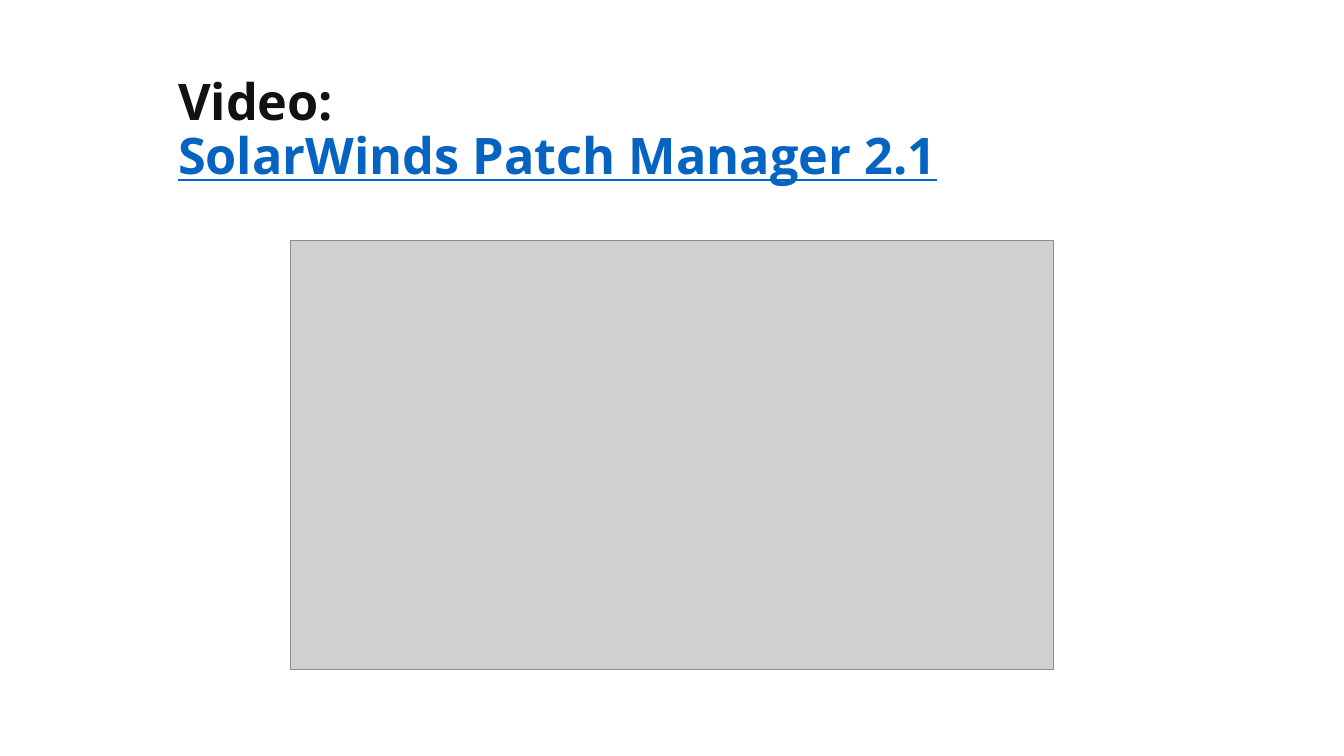
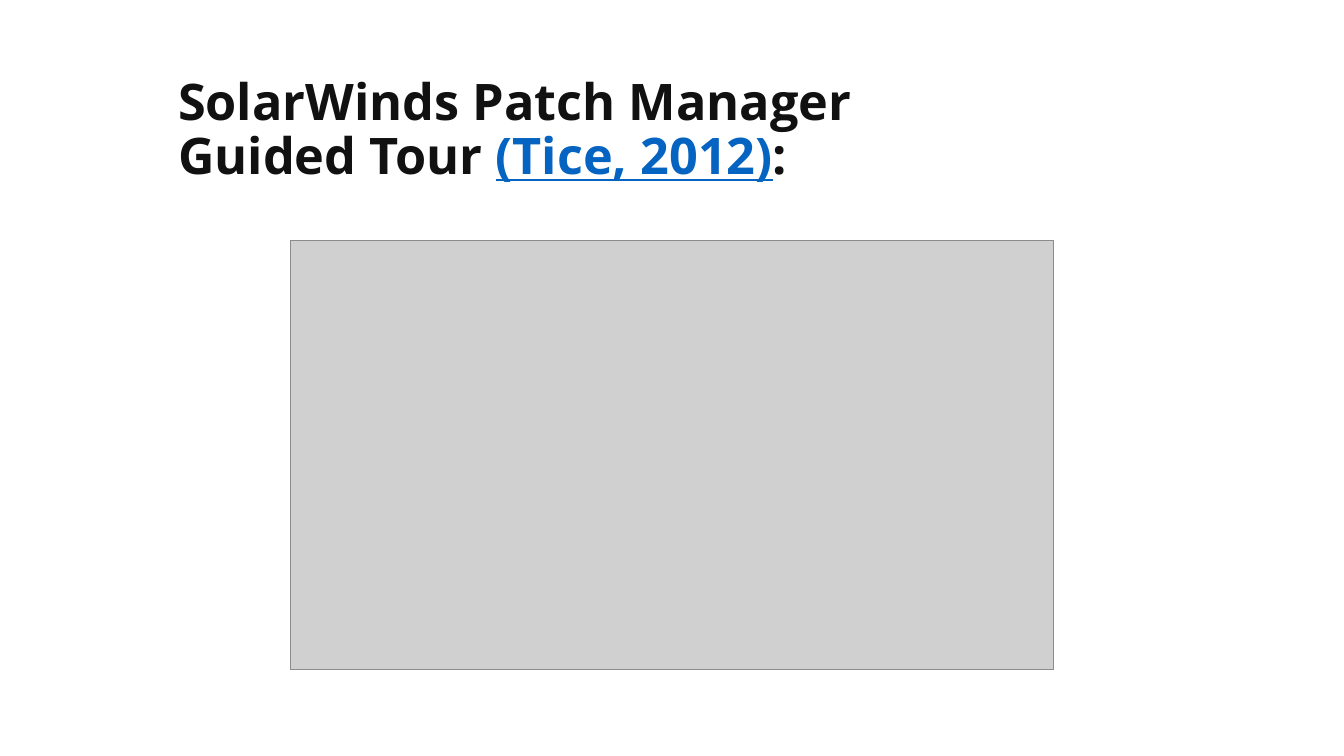
Before and after one commit to martymcflywa/ecu, a slide deck: slide 11 of year_1/sem_2/CSI1101_computer_security/0b_assignment_2_[22MAY15_0900]/dev/CSI1101_PONCE_A2_v02.pptx. Drawn at 1344x756 pixels with LibreOffice and Linux fonts; fonts in the diff are those of the drawing; grey boxes stand for pictures. Boxes give left, top, right and bottom in pixels: in the first picture for what was removed or moved away, otherwise in the second. Text is boxed around its words. In the diff, an @@ line names an element or a change of style, - is before the commit and + after.

```diff
--- a/year_1/sem_2/CSI1101_computer_security/0b_assignment_2_[22MAY15_0900]/dev/CSI1101_PONCE_A2_v02.pptx
+++ b/year_1/sem_2/CSI1101_computer_security/0b_assignment_2_[22MAY15_0900]/dev/CSI1101_PONCE_A2_v02.pptx
@@ title at <box>178,81,852,182</box>: text changed; text colour #0563C1 to #111111 @@
-Video:
-SolarWinds Patch Manager 2.1
+SolarWinds Patch Manager
+Guided Tour (Tice, 2012):
```
Also in this commit, not shown: 8 other slides changed, 1 other file.
